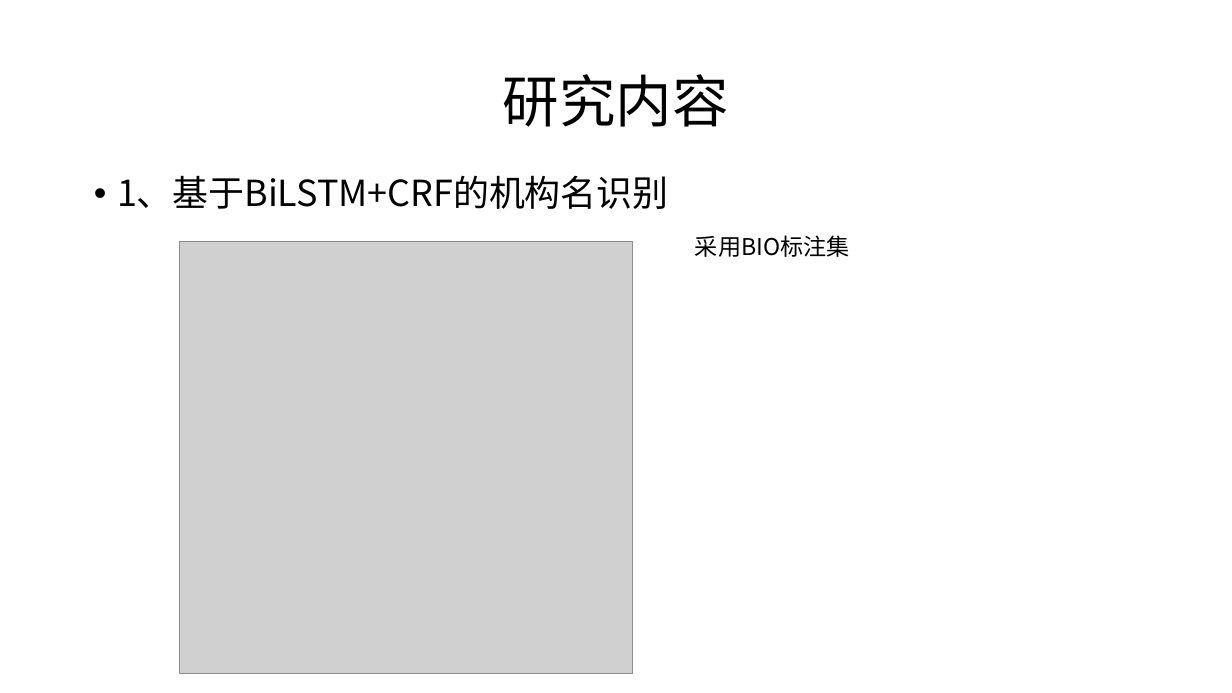
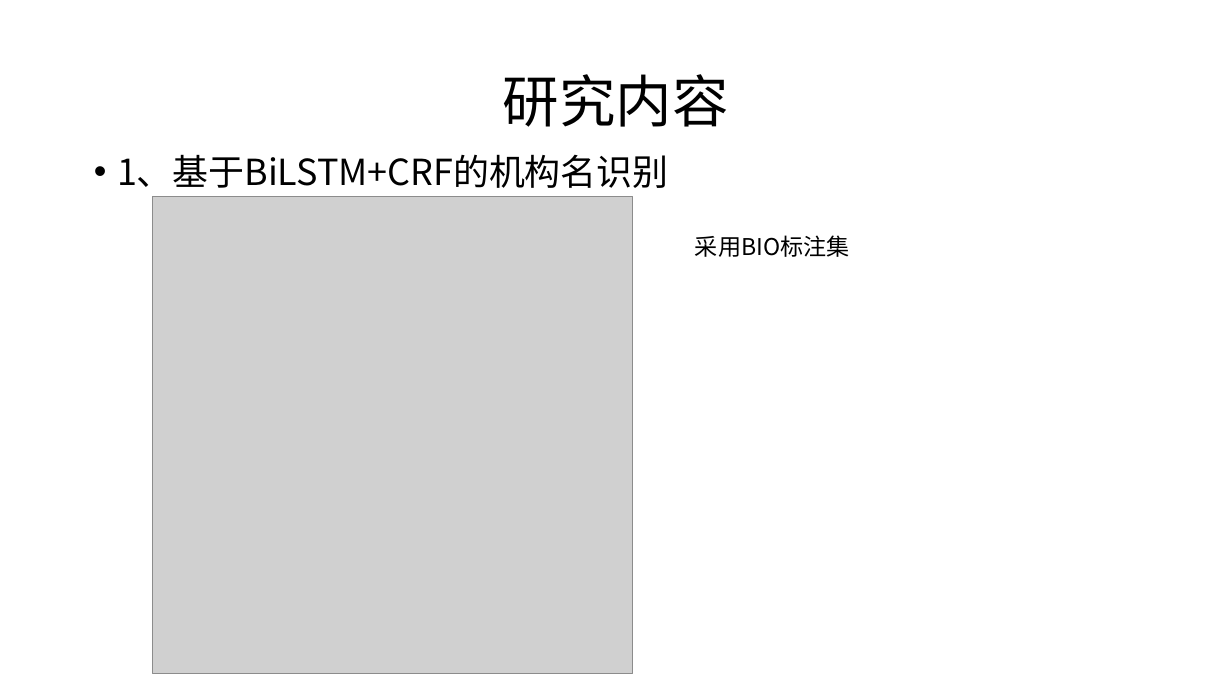
Before and after one commit to SupNewBeen/untitled, a slide deck: slide 8 of 基于语义的模糊同名判定方法.pptx (slide 9 before the commit). Drawn at 1232x693 pixels with LibreOffice and Linux fonts; fonts in the diff are those of the drawing; grey boxes stand for pictures. Boxes give left, top, right and bottom in pixels: in the first picture for what was removed or moved away, otherwise in the second. Text is boxed around its words. In the diff, an @@ line names an element or a change of style, - is before the commit and + after.

```diff
--- a/基于语义的模糊同名判定方法.pptx
+++ b/基于语义的模糊同名判定方法.pptx
@@ text "1、基于BiLSTM+CRF的机构名识别": place and size @@
-text "1、基于BiLSTM+CRF的机构名识别" at (117,175,669,209)
+text "1、基于BiLSTM+CRF的机构名识别" at (117,154,669,188)
@@ picture: place and size @@
-picture at (179,241,633,674)
+picture at (152,196,633,673)
```
Also in this commit, not shown: 2 other slides changed, 4 slides added, 2 slides removed.
